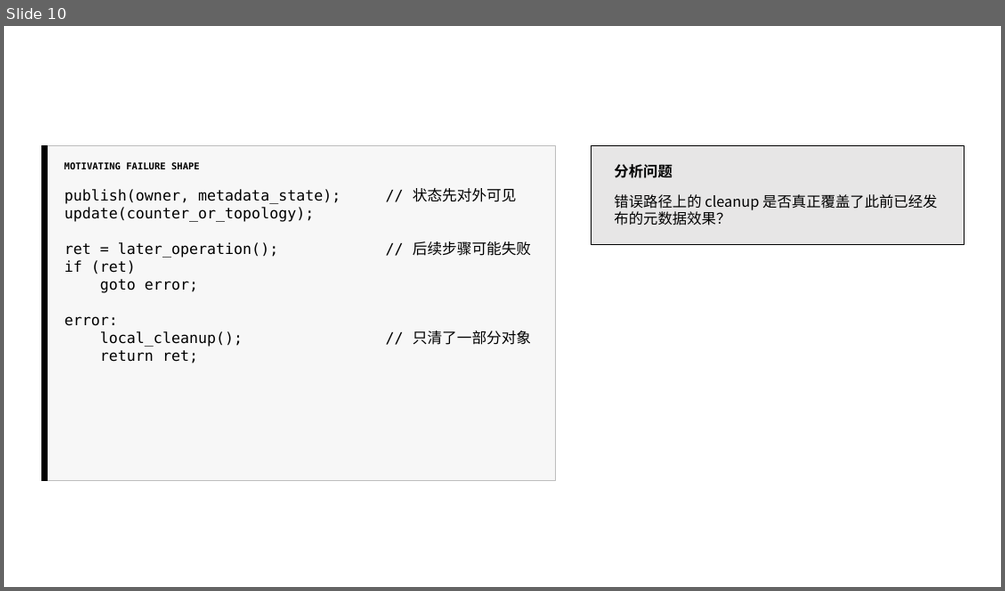
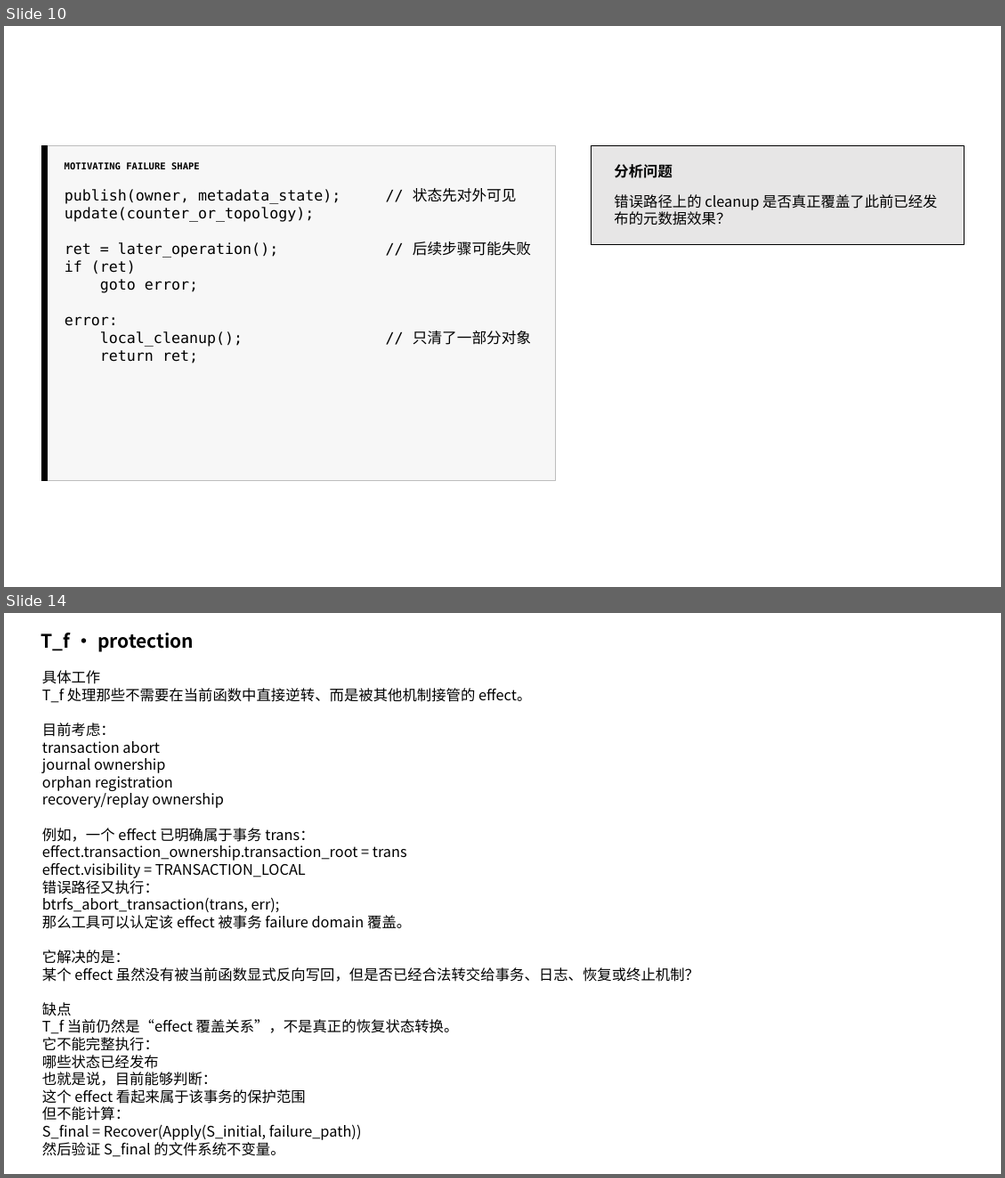
Before and after one commit to yghikun/SE_EOD, a slide deck: 元数据错误路径.pptx. Shown one above the other, each under a label of ours: slide 10 before the commit, slides 10 and 14 after it; the slides between them are not shown. The pictures are 1005x591 and 1005x1178 pixels, drawn with LibreOffice and Linux fonts; fonts in the diff are those of the drawing. Boxes give left, top, right and bottom in pixels: in the first picture for what was removed or moved away, otherwise in the second. Text is boxed around its words. In the diff, an @@ line names an element or a change of style, - is before the commit and + after.

```diff
--- a/元数据错误路径.pptx
+++ b/元数据错误路径.pptx
@@ slide 14 added at (x1=4, y1=613, x2=1001, y2=1174), background #FFFFFF @@
@@ text added at (x1=41, y1=633, x2=194, y2=652), 18 pt, text #000000, bold @@
+T_f · protection
@@ text added at (x1=42, y1=670, x2=699, y2=1157), 14 pt, text #000000 @@
+具体工作
+T_f 处理那些不需要在当前函数中直接逆转、而是被其他机制接管的 effect。
+目前考虑：
+transaction abort
+journal ownership
+orphan registration
+recovery/replay ownership
+例如，一个 effect 已明确属于事务 trans：
+effect.transaction_ownership.transaction_root = trans
+effect.visibility = TRANSACTION_LOCAL
+错误路径又执行：
+btrfs_abort_transaction(trans, err);
+那么工具可以认定该 effect 被事务 failure domain 覆盖。
+它解决的是：
+某个 effect 虽然没有被当前函数显式反向写回，但是否已经合法转交给事务、日志、恢复或终止机制？
+缺点
+T_f 当前仍然是“effect 覆盖关系”，不是真正的恢复状态转换。
+它不能完整执行：
+哪些状态已经发布
+也就是说，目前能够判断：
+这个 effect 看起来属于该事务的保护范围
+但不能计算：
+S_final = Recover(Apply(S_initial, failure_path))
+然后验证 S_final 的文件系统不变量。
```
Also in this commit, not shown: 1 slide changed, 17 other slides added, 14 other files.
